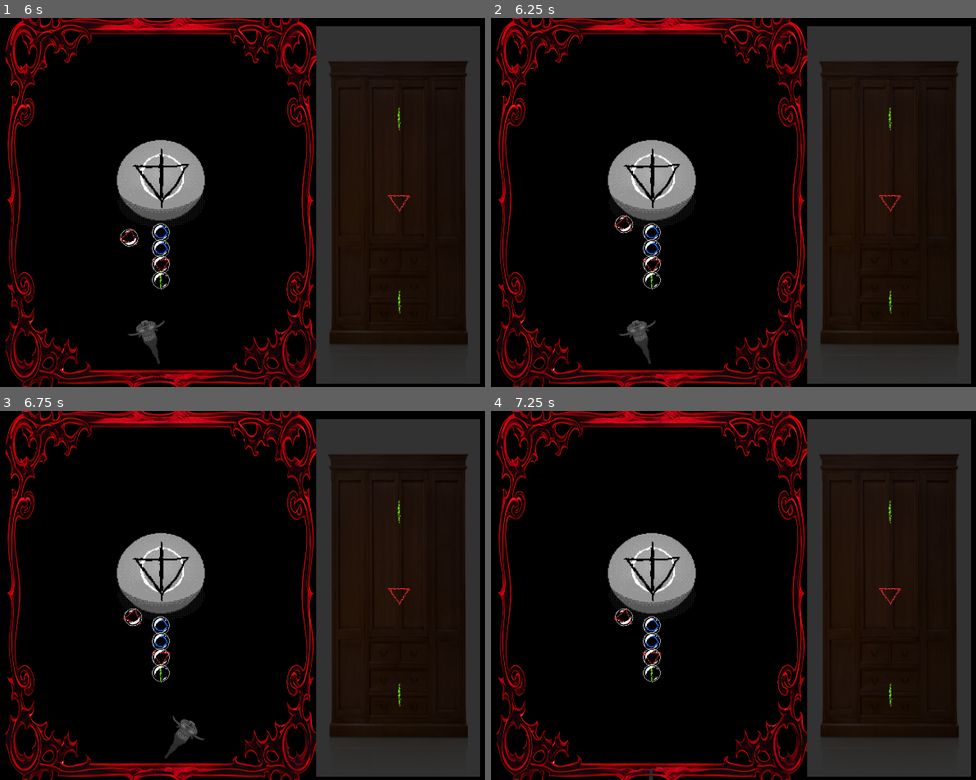
Above: before the commit, frames 1-4 (two rows, left to right).
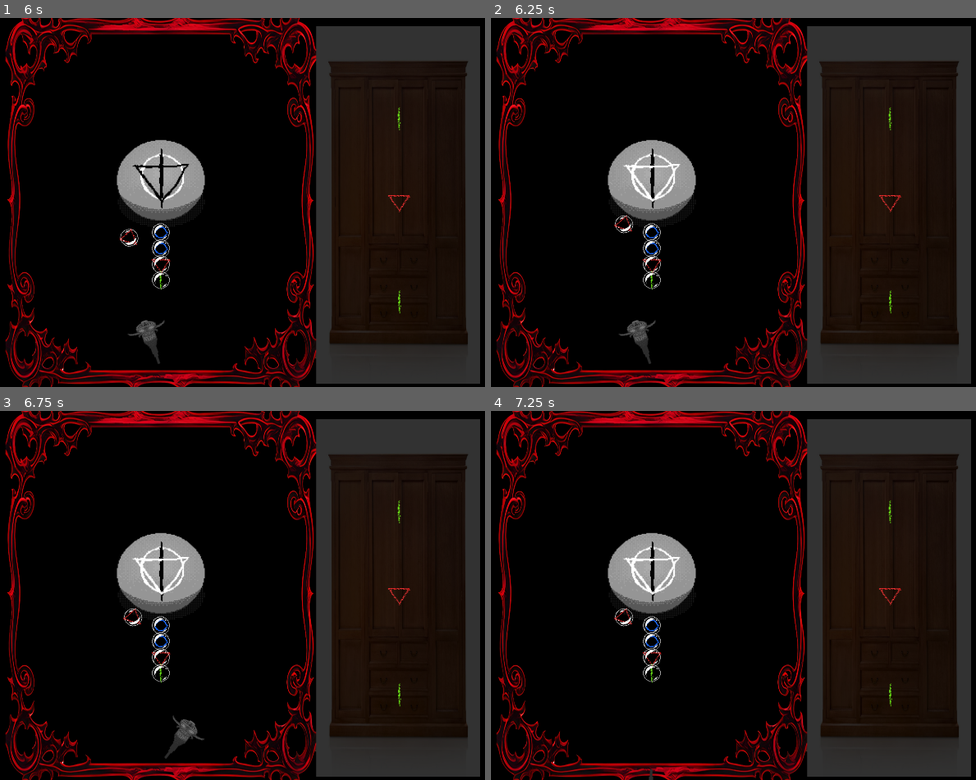
Above: after the commit, the same moments.

Repository: colton-o/bubblemancer
Game: Godot game, scene res://Levels/main.tscn
Two runs of this game, one before a commit and one after it. Both use one fixed random seed, a clock stepped at 60 frames per second and the inputs below.
Inputs (mouse positions are in pixels of both pictures, inside the frame that each line leads up to):
- Up to frame 1 (6 s): tap Enter at 0.5, 2 s; move the mouse to (305, 184) at 0.52 s; click (305, 184) at 0.6 s; tap Space at 1.25, 5 s; move the mouse to (29, 220) at 1.27 s; tap A (x_rot_neg) at 1.35, 5.85 s; move the mouse to (227, 121) at 2.02 s; hold D (x_rot_pos) 2.03-2.78 s; move the mouse to (126, 276) at 2.77 s; click (126, 276) at 2.85 s; move the mouse to (358, 257) at 3.52 s; hold A (x_rot_neg) 3.53-4.28 s; move the mouse to (outside the picture) at 4.27 s; tap D (x_rot_pos) at 4.35 s; move the mouse to (194, 202) at 5.02 s; click (194, 202) at 5.1 s; move the mouse to (63, 110) at 5.77 s
- Up to frame 2 (6.25 s): no input
- Up to frame 3 (6.75 s): tap Enter at 6.5 s; move the mouse to (305, 577) at 6.52 s; hold D (x_rot_pos) from 6.53 s (still down)
- Up to frame 4 (7.25 s): keep holding D (x_rot_pos)

Frame 1 is identical in both runs. In frame 2, 0.2% of the frame differs, in the area x 27-40%, y 39-50%; in frame 3, 0.2%; in frame 4, 0.2%.

Commit message:
Update seal.gd

Diff:
--- a/Scripts/seal.gd
+++ b/Scripts/seal.gd
@@ -16,8 +16,9 @@
 	pass
 
 func _testSeal() -> void:
-	var orbsToTest = connectedOrbs
+	var orbsToTest = connectedOrbs.duplicate(true)
 	var foundOrb
+	var orbNotFound = false
 	var foundOrbLocation
 	var index = 0
 	for runeID in requiredRunes:
@@ -33,13 +34,13 @@
 				break
 		if foundOrb:
 			orbsToTest.remove_at(foundOrbLocation)
-
 		else:
-
-			print("Seal Not Broken")
-			return
-
-	_breakSeal()
+			orbNotFound = true
+		index += 1
+	if orbNotFound:
+		print("Seal Not Broken")
+	else:
+		_breakSeal()
 	pass
 
 func _breakSeal() -> void:
